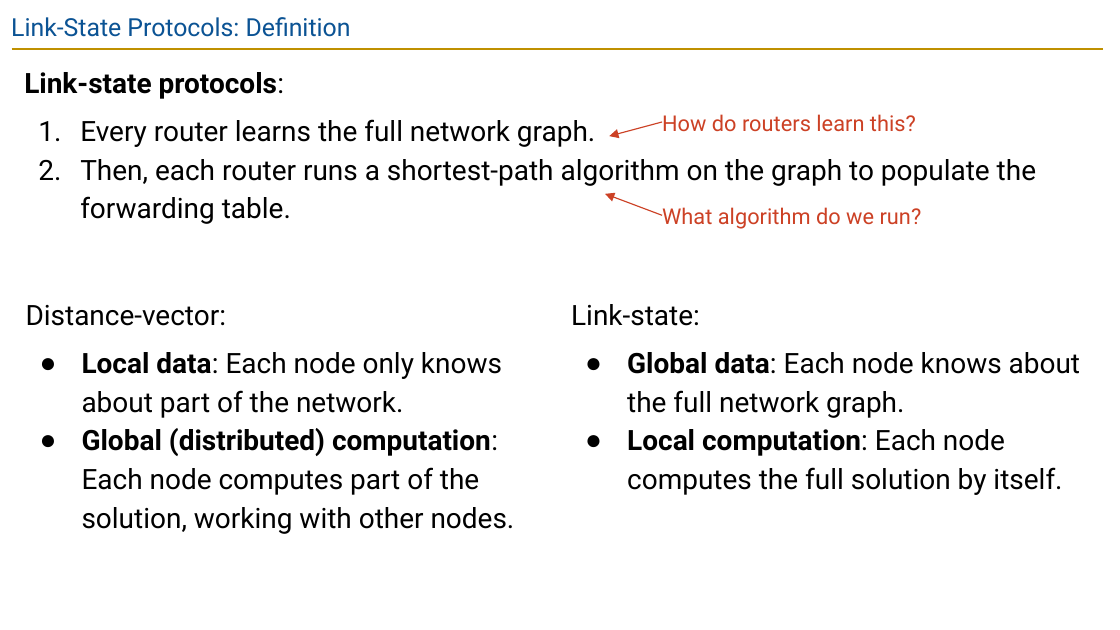
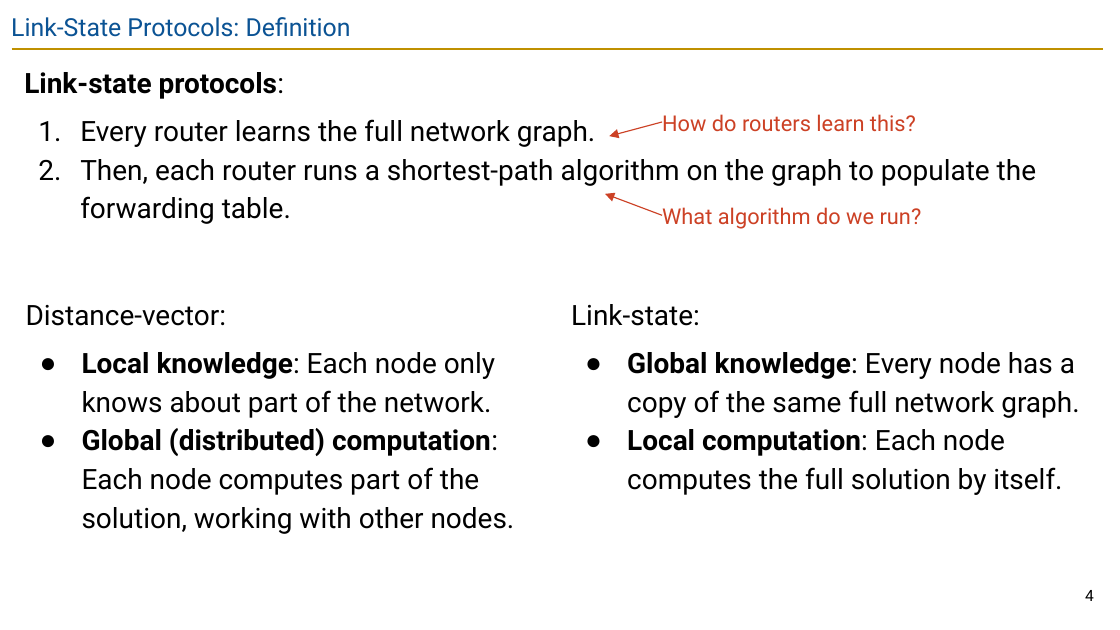
Before and after one commit to guhofstra/CSC175Sp26, a slide deck: slide 4 of PPTs/Lecture 5.3 - Link-State.pptx. Drawn at 1120x630 pixels with LibreOffice and Linux fonts; fonts in the diff are those of the drawing. Boxes give left, top, right and bottom in pixels: in the first picture for what was removed or moved away, otherwise in the second. Text is boxed around its words. In the diff, an @@ line names an element or a change of style, - is before the commit and + after.

```diff
--- a/PPTs/Lecture 5.3 - Link-State.pptx
+++ b/PPTs/Lecture 5.3 - Link-State.pptx
@@ text at (x1=82, y1=352, x2=495, y2=418): text changed @@
-● Local data: Each node only knows about part of the network.
+● Local knowledge: Each node only knows about part of the network.
@@ text at (x1=627, y1=352, x2=1079, y2=418): text changed @@
-● Global data: Each node knows about the full network graph.
+● Global knowledge: Every node has a copy of the same full network graph.
@@ page number added at (x1=1085, y1=590, x2=1094, y2=601), 10 pt, text #000000 @@
+4
```
Also in this commit, not shown: 18 other slides changed, 1 slide added, 5 other files.
